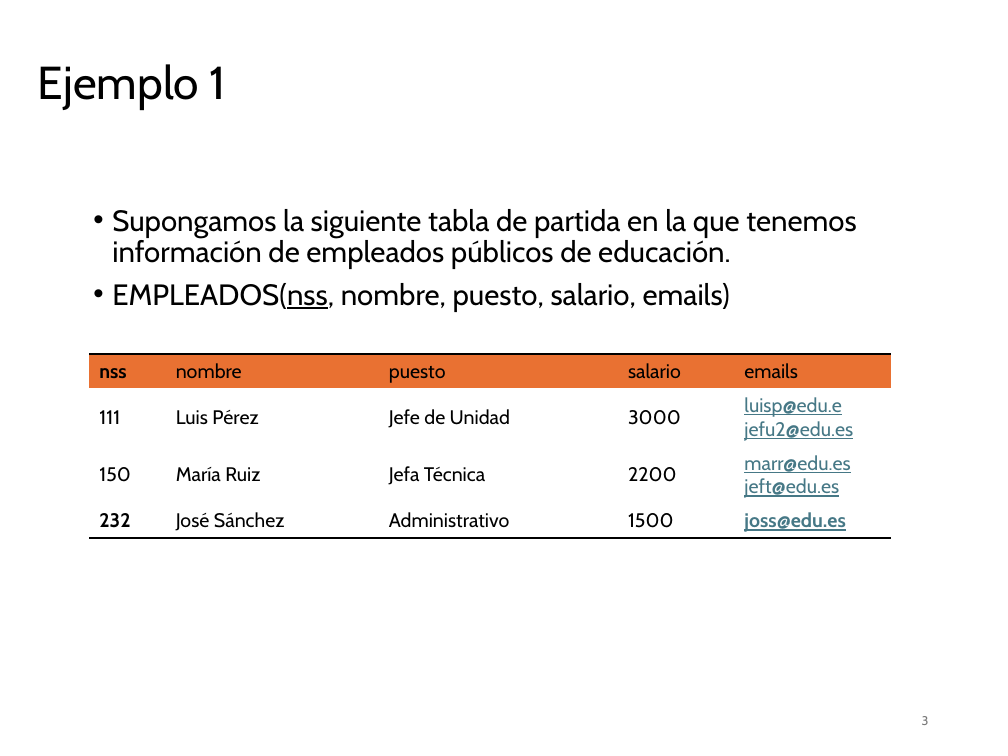
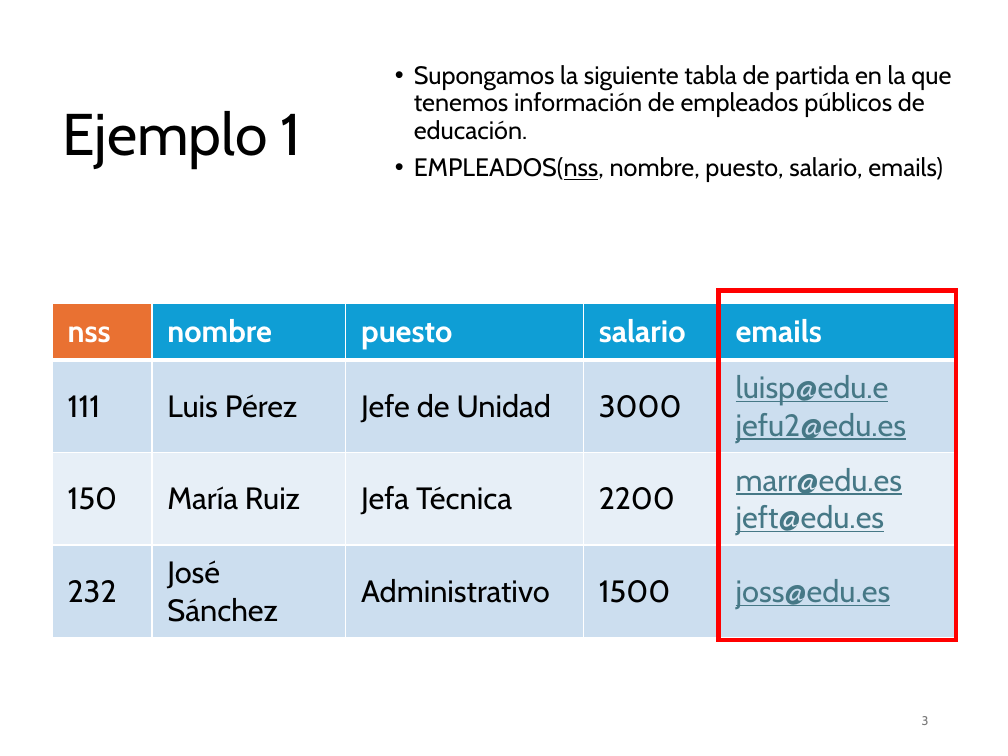
Before and after one commit to NuriaCelis/GBD25-26, a slide deck: slide 3 of Tema2/EJEMPLOS NORMALIZACION.pptx. Drawn at 1008x756 pixels with LibreOffice and Linux fonts; fonts in the diff are those of the drawing. Boxes give left, top, right and bottom in pixels: in the first picture for what was removed or moved away, otherwise in the second. Text is boxed around its words. In the diff, an @@ line names an element or a change of style, - is before the commit and + after.

```diff
--- a/Tema2/EJEMPLOS NORMALIZACION.pptx
+++ b/Tema2/EJEMPLOS NORMALIZACION.pptx
@@ title "Ejemplo 1": place and size @@
-title "Ejemplo 1" at box(38, 64, 226, 110)
+title "Ejemplo 1" at box(62, 111, 302, 167)
@@ title "Ejemplo 1" at box(62, 111, 302, 167): size 33 to 42 pt @@
@@ text "Supongamos la siguiente tabla de ...": place and size @@
-text "Supongamos la siguiente tabla de ..." at box(112, 209, 856, 312)
+text "Supongamos la siguiente tabla de ..." at box(414, 65, 951, 182)
@@ text "Supongamos la siguiente tabla de ..." at box(414, 65, 951, 182): size 21 to 18 pt; vertical alignment top to middle @@
@@ rectangle added at box(719, 290, 957, 639), outline #FF0000 3.25 pt @@
@@ table at box(52, 303, 956, 637) @@
@@ fill #E97132 to #0F9ED5 in 4 cells @@
@@ fill #FFFFFF to #CCDFEF in 10 cells @@
@@ fill #FFFFFF to #E7F0F7 in row 3 @@
@@ size 14 to 22 pt @@
@@ text colour #000000 to #FFFFFF in "nss", "nombre", "puesto", "salario" and 1 more places @@
@@ bold on in "nombre", "puesto", "salario", "emails" @@
@@ borders changed @@
@@ table: place and size @@
-table at box(90, 354, 890, 536)
+table at box(52, 303, 956, 637)
```
Also in this commit, not shown: 8 other slides changed, 1 slide added, 4 other files.
